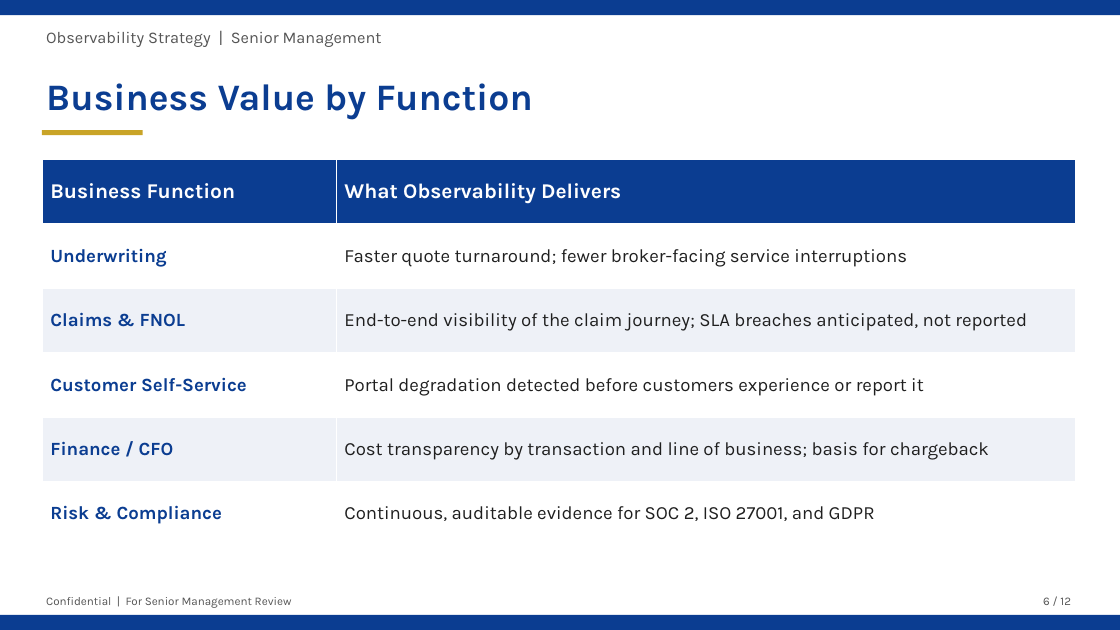
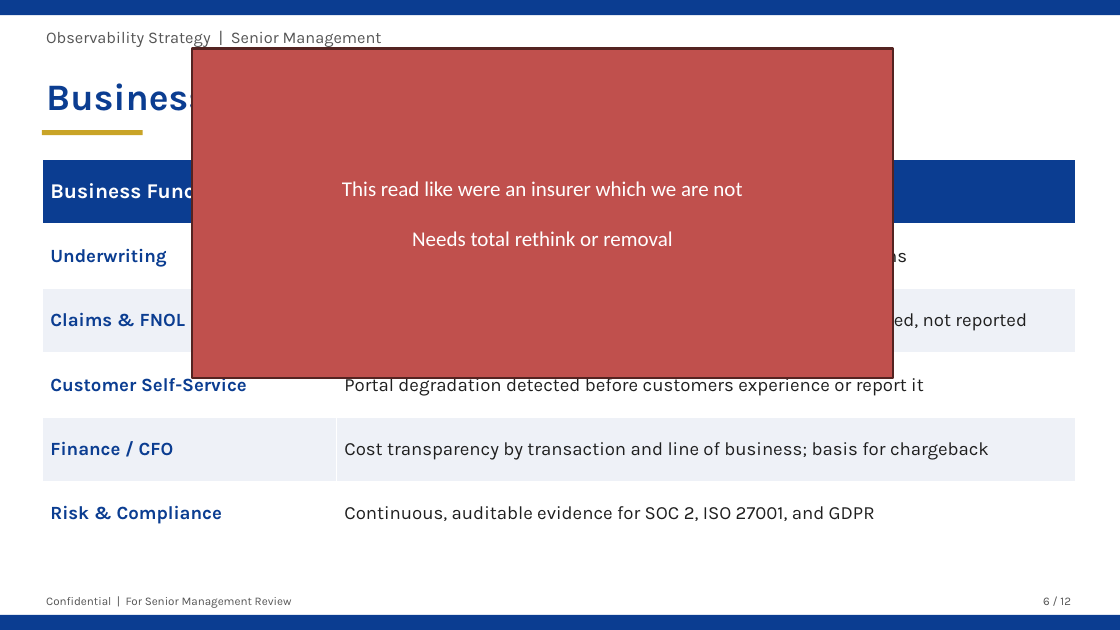
Before and after one commit to anurag-thakur-xceedance/Observability, a slide deck: slide 6 of Presentation/Observability_Strategy_Presentation.pptx. Drawn at 1120x630 pixels with LibreOffice and Linux fonts; fonts in the diff are those of the drawing. Boxes give left, top, right and bottom in pixels: in the first picture for what was removed or moved away, otherwise in the second. Text is boxed around its words. In the diff, an @@ line names an element or a change of style, - is before the commit and + after.

```diff
--- a/Presentation/Observability_Strategy_Presentation.pptx
+++ b/Presentation/Observability_Strategy_Presentation.pptx
@@ rectangle added at (192,49,894,378), fill #C0504D, outline #542322 2 pt, 18 pt, text #FFFFFF @@
+This read like were an insurer which we are not
+Needs total rethink or removal
```
Also in this commit, not shown: 10 other slides changed.
